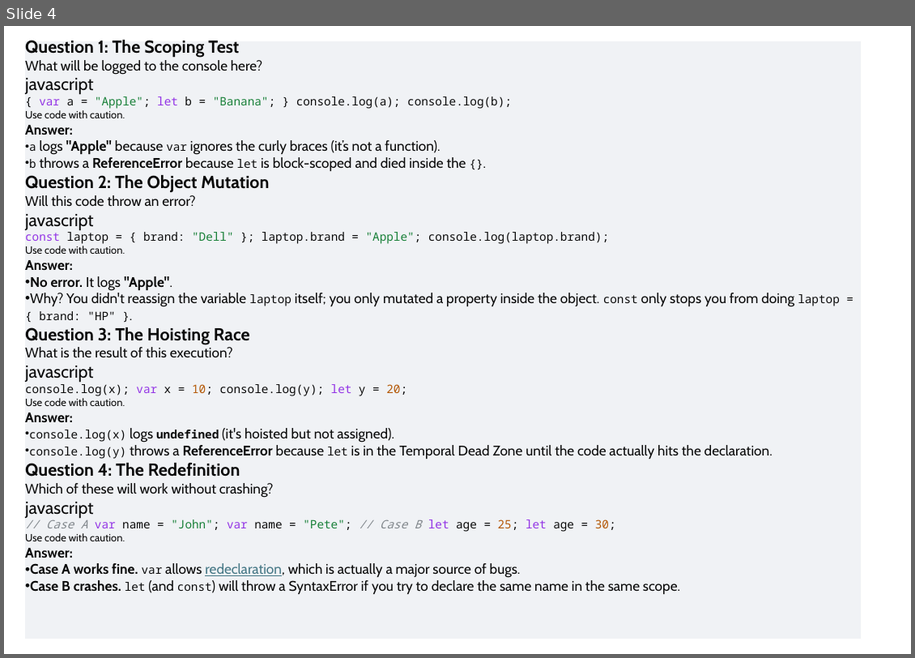
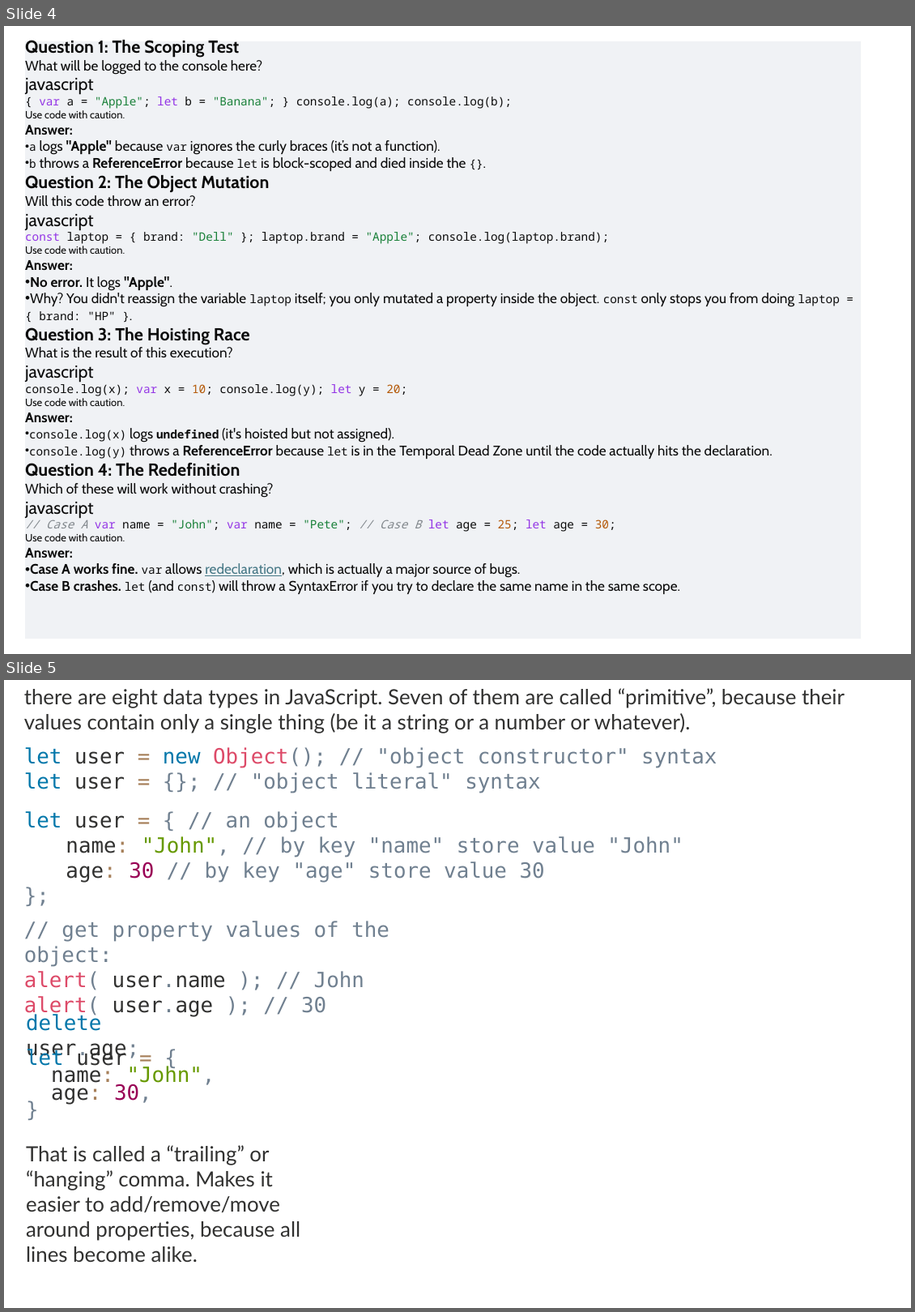
Before and after one commit to umalavanya/FullStackDevelopement_JavaSpring_SQL_ReactProjects, a slide deck: UmaTeachingMaterial/JavaScript/JavaScript_uma_self.pptx. Shown one above the other, each under a label of ours: slide 4 before the commit, slides 4 and 5 after it. The pictures are 915x658 and 915x1312 pixels, drawn with LibreOffice and Linux fonts; fonts in the diff are those of the drawing. Boxes give left, top, right and bottom in pixels: in the first picture for what was removed or moved away, otherwise in the second. Text is boxed around its words. In the diff, an @@ line names an element or a change of style, - is before the commit and + after.

Commit message:
practicing JavaScript

```diff
--- a/UmaTeachingMaterial/JavaScript/JavaScript_uma_self.pptx
+++ b/UmaTeachingMaterial/JavaScript/JavaScript_uma_self.pptx
@@ slide 5 added at [4, 680, 911, 1308], background #FFFFFF @@
@@ text added at [24, 688, 845, 733], 18 pt, text #313130 @@
+there are eight data types in JavaScript. Seven of them are called “primitive”, because their values contain only a single thing (be it a string or a number or whatever).
@@ text added at [24, 747, 717, 793], 18 pt, text #708090 @@
+let user = new Object(); // "object constructor" syntax
+let user = {}; // "object literal" syntax
@@ text added at [24, 811, 683, 882], 18 pt, text #708090 @@
+let user = { // an object
+name: "John", // by key "name" store value "John"
+age: 30 // by key "age" store value 30
+};
@@ text added at [24, 921, 390, 1017], 18 pt, text #708090 @@
+// get property values of the object:
+alert( user.name ); // John
+alert( user.age ); // 30
@@ text added at [26, 1014, 139, 1060], 18 pt, text #313130 @@
+delete user.age;
@@ text added at [26, 1048, 300, 1262], 18 pt, text #313130 @@
+let user = {
+name: "John",
+age: 30,
+}
+That is called a “trailing” or “hanging” comma. Makes it easier to add/remove/move around properties, because all lines become alike.
```
Also in this commit, not shown: 1 slide removed, 2 other files.
